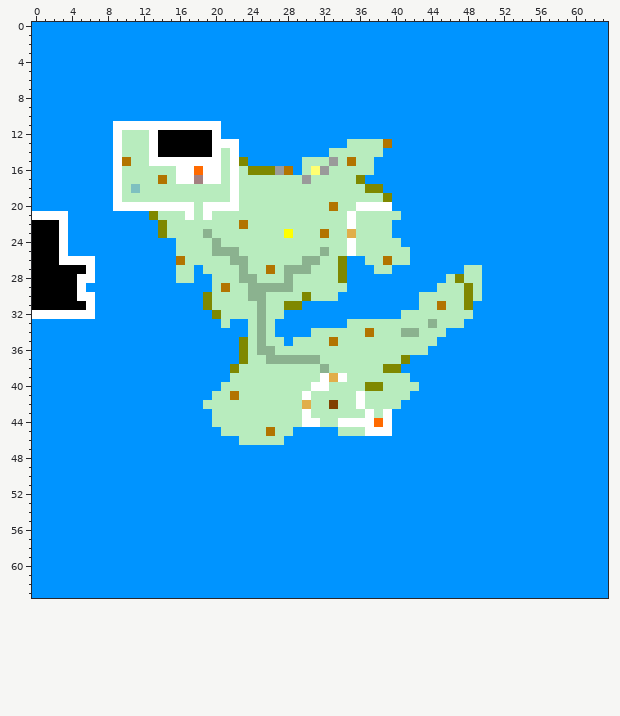
File history of a pixel-art sprite, res/levels/island.png. Above, as it was before the edit.
The file is 64x64 pixels.
After:
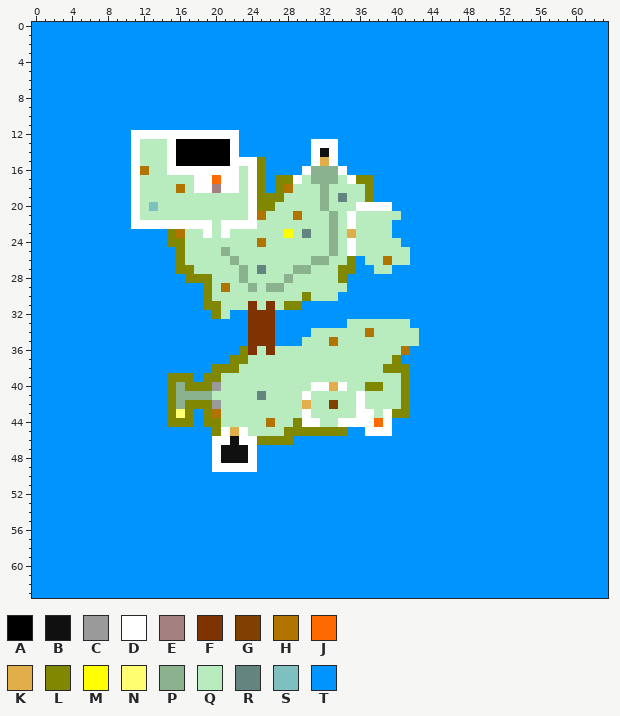
Palette (. is transparent): A #000000  B #101010  C #9a9a9a  D #ffffff  E #a48080  F #7f3300  G #804000  H #b27400  J #ff6a00  K #e1ae4a  L #7f8800  M #ffff00  N #ffff71  P #8bb28f  Q #b8ecbe  R #648480  S #7ec0c0  T #0094ff
Message: Simplified the island level
Diff:
y 11: x 9..20 DDDDDDDDDDDD -> TTTTTTTTTTTT
y 12: x 9..12 DQQQ -> TTDD; x 14..19 AAAAAA -> DDDDDD; x 21..22 TT -> DD
y 13: x 9..11 DQQ -> TTD; x 13..15 DAA -> QQD; x 20..21 DD -> AA; x 31..33 TTT -> DDD; x 35..39 QQQQH -> TTTTT
y 14: x 9..11 DQQ -> TTD; x 13..15 DAA -> QQD; x 20..21 DQ -> AA; x 31..38 TTQQQQQQ -> DBDTTTTT
y 15: x 9..11 DHQ -> TTD; x 13..14 DD -> QQ; x 16..21 DDDDDQ -> AAAAAA; x 23..25 LTT -> DDL; x 30..37 QQQCQHQQ -> TDKDTTTT
y 16: x 9..12 DQQQ -> TTDH; x 15 Q -> D; x 18 J -> D; x 21 Q -> D; x 24 L -> D; x 26..28 LCH -> TTT; x 30..37 QNCQQQQQ -> DPPPDTTT
y 17: x 9..11 DQQ -> TTD; x 14 H -> Q; x 16..18 DDE -> QQD; x 20..21 DQ -> JD; x 24..33 QQQQQQCQQQ -> DLTLLDQPPP; x 35 Q -> D; x 37 T -> L
y 18: x 9..11 DQS -> TTD; x 16 Q -> H; x 18..21 QQQQ -> DDED; x 24..28 QQQQQ -> DLTLH; x 32 Q -> P; x 38 L -> T
y 19: x 9..11 DQQ -> TTD; x 22 D -> Q; x 24..27 QQQQ -> DLLL; x 32 Q -> P; x 34 Q -> R; x 37..39 QQL -> LTT
y 20: x 9..10 DD -> TT; x 12..17 DDDDDD -> QSQQQQ; x 19..22 DDDD -> QQQQ; x 24..26 QQQ -> DLL; x 32..33 QH -> PQ
y 21: x 0..3 DDDD -> TTTT; x 11..13 TTL -> DQQ; x 17 D -> Q; x 19 D -> Q; x 24..25 QQ -> DH; x 29 Q -> H; x 33 Q -> P
y 22: x 0..3 AAAD -> TTTT; x 11..19 TTTLQQQQQ -> DDDDDDDDD; x 21..24 QQHQ -> DDDD; x 33 Q -> P
y 23: x 0..3 AAAD -> TTTT; x 14..16 LQQ -> TLH; x 19 P -> D; x 21 Q -> D; x 30 Q -> R; x 32..33 HQ -> QP
y 24: x 0..3 AAAD -> TTTT; x 15..16 TQ -> LL; x 20 P -> Q; x 25 Q -> H; x 33 Q -> P
y 25: x 0..3 AAAD -> TTTT; x 16 Q -> L; x 20 P -> Q; x 22 P -> Q; x 32..33 PQ -> QP
y 26: x 0..6 AAADDDD -> TTTTTTT; x 16 H -> L; x 23 P -> Q; x 30 P -> Q; x 32 Q -> P; x 34..35 LT -> QL
y 27: x 0..6 AAAAAAD -> TTTTTTT; x 16..18 QQT -> LLQ; x 25..26 QH -> RQ; x 28 P -> Q; x 35 T -> L; x 48..49 QQ -> TT
y 28: x 0..6 AAAAADD -> TTTTTTT; x 16..19 QQTT -> TLLL; x 24 P -> Q; x 46..49 QLQQ -> TTTT
y 29: x 0..5 AAAAAD -> TTTTTT; x 19 T -> L; x 25 P -> Q; x 28 P -> Q; x 45..49 QQQLQ -> TTTTT
y 30: x 0..6 AAAAADD -> TTTTTTT; x 24..25 PP -> QQ; x 43..49 QQQQQLQ -> TTTTTTT
y 31: x 0..6 AAAAAAD -> TTTTTTT; x 20 Q -> L; x 24..26 QPQ -> FQF; x 43..48 QQHQQL -> TTTTTT
y 32: x 0..6 DDDDDDD -> TTTTTTT; x 22..27 QQQPQQ -> TTFFFT; x 41..48 QQQQQQQQ -> TTTTTTTT
y 33: x 21 Q -> T; x 24..26 QPQ -> FFF; x 42..47 QQPQQQ -> TTTTTT
y 34: x 24..26 QPQ -> FFF; x 41..45 PPQQQ -> QQTTT
y 35: x 23..27 LQPQQ -> TFFFT; x 29 Q -> T; x 43..44 QQ -> TT
y 36: x 24..26 QPP -> FQF; x 41..43 QQQ -> HTT
y 37: x 22 T -> L; x 26..31 PPPPPP -> QQQQQQ; x 40..41 QL -> LT
y 38: x 20..21 TT -> LL; x 32 P -> Q; x 41 T -> L
y 39: x 15..17 TTT -> LLL; x 19..21 TTT -> LLQ; x 32..34 DKD -> QQQ; x 41 Q -> L
y 40: x 15..20 TTTTTT -> LPLLLC; x 33..34 QQ -> KD; x 41..42 QQ -> LT
y 41: x 15..19 TTTTT -> LPPPP; x 22 H -> Q; x 25 Q -> R; x 41 Q -> L
y 42: x 15..20 TTTTQQ -> LPLLLC; x 41 T -> L
y 43: x 15..17 TTT -> LNL; x 19..20 TQ -> LH; x 36 Q -> D; x 40..41 TT -> LL
y 44: x 15..17 TTT -> LLL; x 19..20 TQ -> LL; x 26 Q -> H; x 29 Q -> L
y 45: x 20..23 TQQQ -> LDKD; x 26 H -> Q; x 28..36 QTTTTTQQQ -> LLLLLLLTT
y 46: x 20..28 TTTQQQQQT -> DDBDDLLLL
y 47..48: x 20..24 TTTTT -> DBBBD
y 49: x 20..24 TTTTT -> DDDDD
Pixel boxes of the changes (left, top, right, bottom) in both pictures:
changed: (32, 121, 482, 472)
